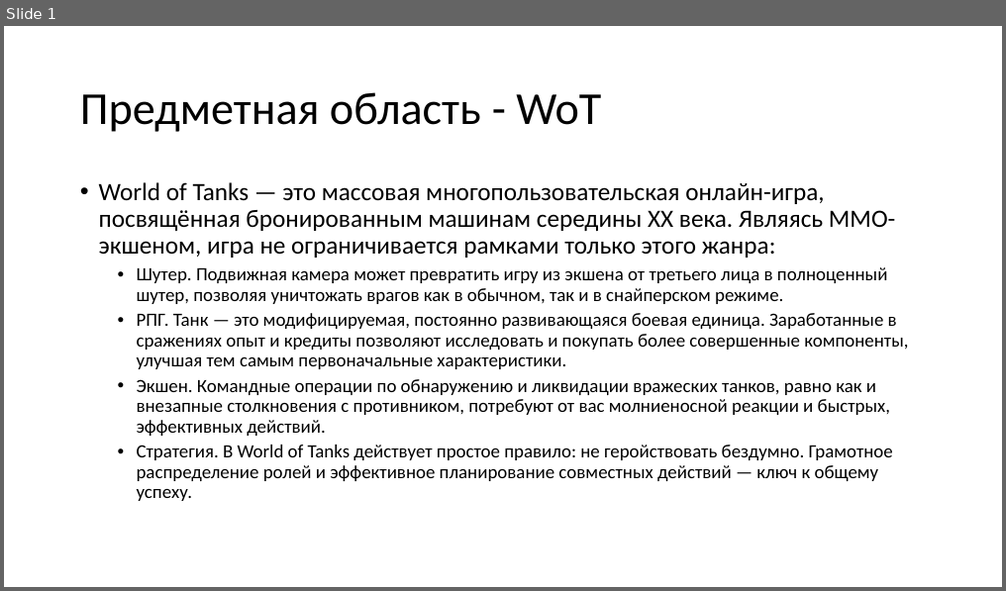
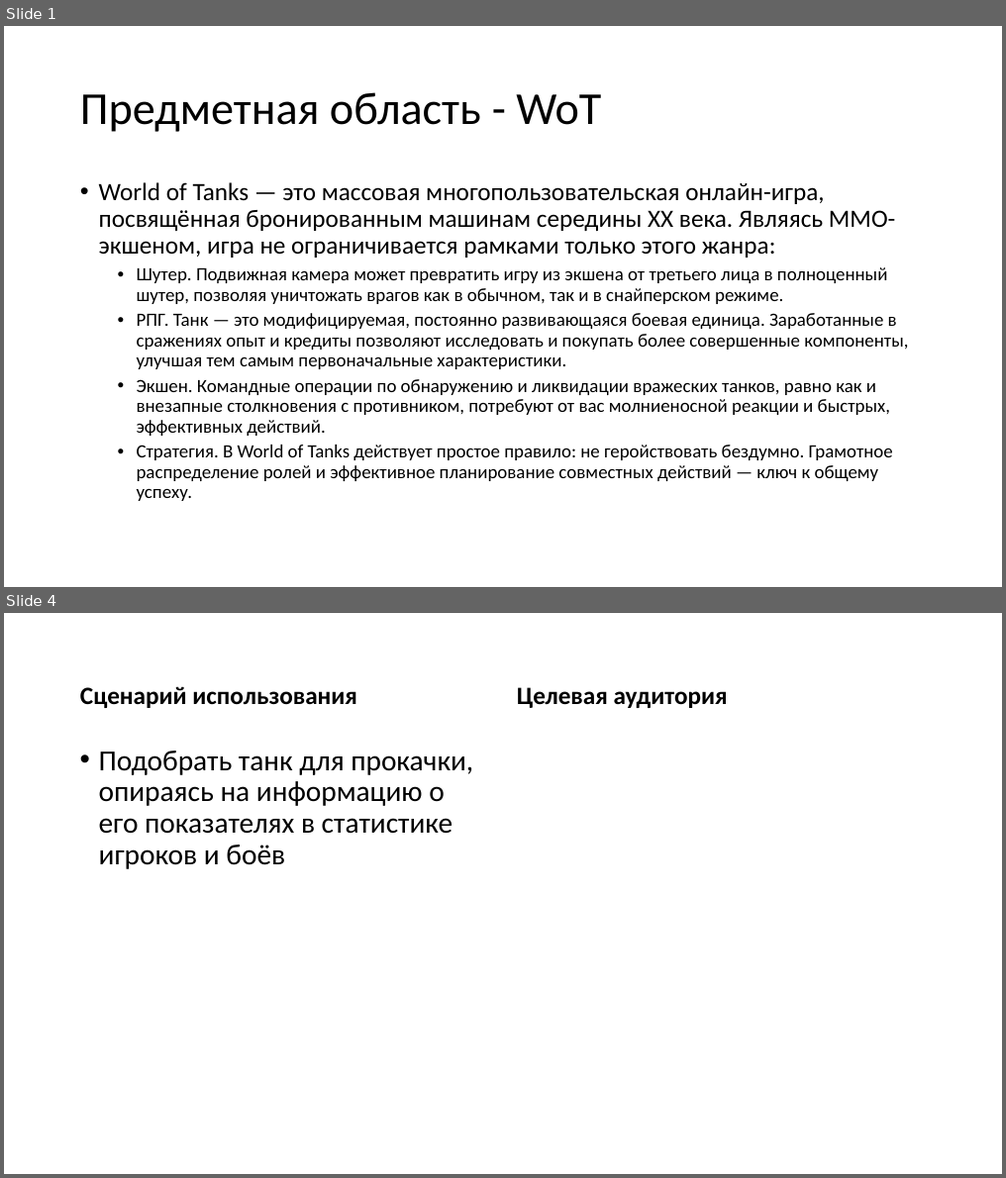
Before and after one commit to Ko4eBHuK/Ontologies-and-Representation-of-Knowledge, a slide deck: presentation.pptx. Shown one above the other, each under a label of ours: slide 1 before the commit, slides 1 and 4 after it; the slides between them are not shown. The pictures are 1006x591 and 1006x1178 pixels, drawn with LibreOffice and Linux fonts; fonts in the diff are those of the drawing. Boxes give left, top, right and bottom in pixels: in the first picture for what was removed or moved away, otherwise in the second. Text is boxed around its words. In the diff, an @@ line names an element or a change of style, - is before the commit and + after.

```diff
--- a/presentation.pptx
+++ b/presentation.pptx
@@ slide 4 added at bbox=[4, 613, 1002, 1174], background #FFFFFF @@
@@ text added at bbox=[80, 686, 357, 708], 24 pt, text #000000, bold @@
+Сценарий использования
@@ text added at bbox=[517, 687, 728, 708], 24 pt, text #000000, bold @@
+Целевая аудитория
@@ text added at bbox=[99, 751, 473, 869], 28 pt, text #000000 @@
+• Подобрать танк для прокачки, опираясь на информацию о его показателях в статистике игроков и боёв
```
Also in this commit, not shown: 1 slide changed, 3 other slides added, 2 slides removed, 2 other files.
